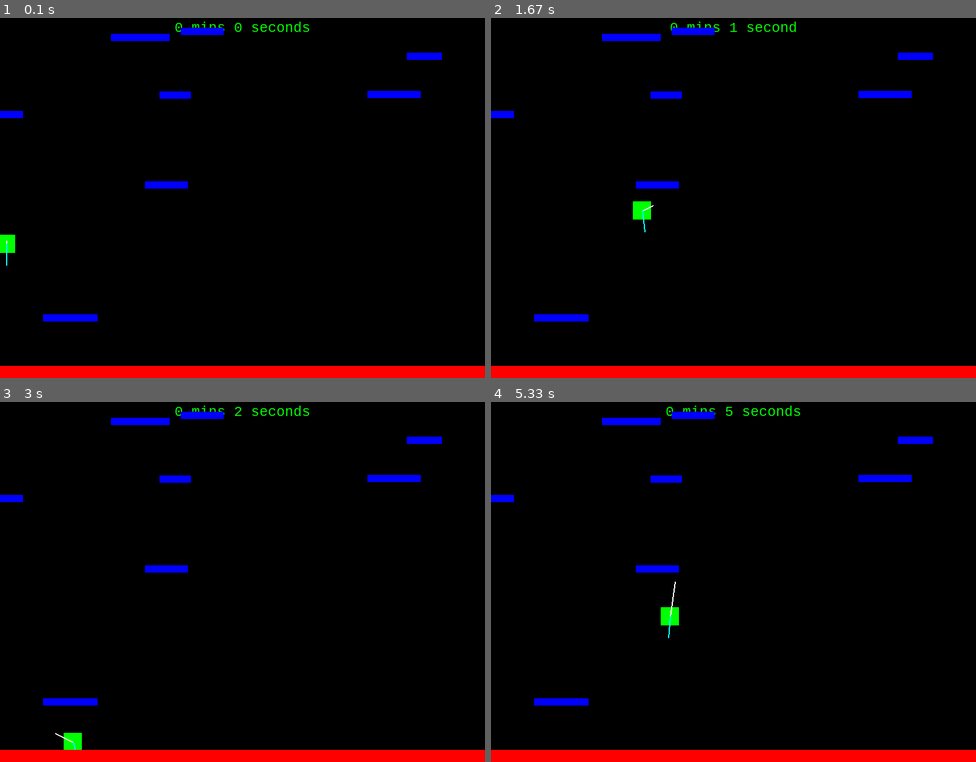
Above: before the commit, frames 1-4 (two rows, left to right).
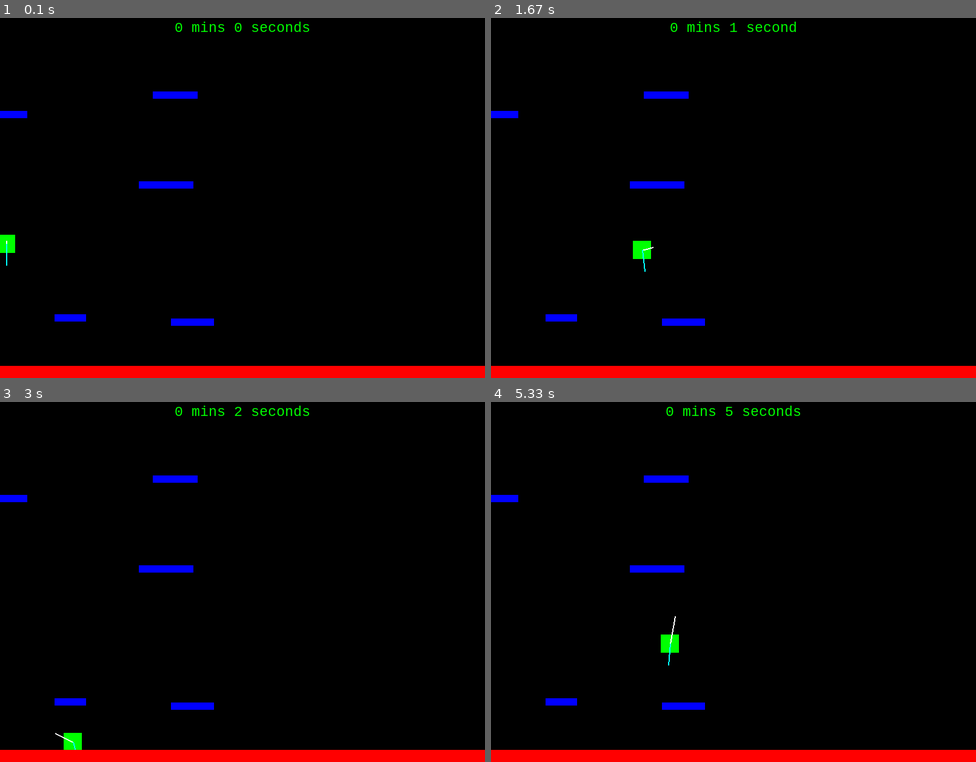
Above: after the commit, the same moments.

Repository: kgndnc/plat-jump-pygame
Game: pygame game, started from main.py
Two runs of this game, one before a commit and one after it. Both use one fixed random seed, a clock stepped at 60 frames per second and the inputs below.
Inputs:
- Up to frame 1 (0.1 s): no input
- Up to frame 2 (1.67 s): tap Space at 0.33 s; hold Right 0.67-1.13 s; hold Up 1.17-1.47 s; hold Right from 1.5 s (still down)
- Up to frame 3 (3 s): release Right at 1.97 s; hold Left 2-2.53 s; hold Left 2.57-2.97 s
- Up to frame 4 (5.33 s): hold Up 3-3.37 s; hold Right 3.4-4.03 s; hold Left 4.07-4.53 s; hold Right 4.57-5.03 s; hold Up from 5.07 s (still down)

The runs differ from the first frame. In frame 1, 1.2% of the frame differs, in the area x 4-92%, y 2-86%; in frame 2, 1.6%; in frame 3, 1.2%; in frame 4, 1.6%.

Commit message:
Limit falling speed. Refactor platform class

Diff:
--- a/Player.py
+++ b/Player.py
@@ -74,15 +74,43 @@
         hits = pygame.sprite.spritecollide(self, group, False)
         if hits and not self.jumping:
             self.jumping = True
-            self.vel.y = -18
+            self.vel.y = -15
 
     def cancel_jump(self):
         # decrease y velocity when player doesn't hold
         # the jump button
-        if self.jumping and self.vel.y < -4:
-            self.vel.y = -4
+        if self.jumping and self.vel.y < -3:
+            self.vel.y = -3
+
+    def draw_vel_vector(self, display_surface):
+        pygame.draw.line(
+            display_surface,
+            "white",
+            self.rect.center,
+            (
+                self.rect.centerx + (self.vel.x * 4 if self.vel.x != 0 else self.vel.x),
+                self.rect.top + (self.vel.y * 4 if self.vel.y != 0 else self.vel.y),
+            ),
+            2,
+        )
+
+    def draw_acc_vector(self, display_surface):
+        pygame.draw.line(
+            display_surface,
+            "cyan",
+            self.rect.center,
+            (
+                (self.rect.centerx + (self.acc.x * 20 if abs(self.acc.x) >= 0.1 else self.acc.x)),
+                (self.rect.top + self.acc.y + 50),
+            ),
+            2,
+        )
 
     def update(self, group):
+
+        # limit falling speed
+        if self.vel.y > 10:
+            self.vel.y = 10
         # Return a list containing all Sprites in a Group
         # that intersect with another Sprite(first argument).
         hits = pygame.sprite.spritecollide(self, group, False)
--- a/main.py
+++ b/main.py
@@ -9,17 +9,9 @@
 class platform_cs(pygame.sprite.Sprite):
     def __init__(self, initial=False):
         super().__init__()
-        # updated to handle random level generation
         self.surf = pygame.Surface((random.randint(50, 100), 12))
         self.surf.fill("blue")
-        # random position
-        if initial:
-            self.rect = self.surf.get_rect(center=(random.randint(0, WIDTH - 10), random.randint(0, HEIGHT - 30)))
-        else:
-            # generate platforms above the screen (out of bounds) and at the top
-            self.rect = self.surf.get_rect(
-                center=(random.randint(0, WIDTH - 10), random.randint(-HEIGHT + 30, HEIGHT // 3 - 10))
-            )
+        self.rect = self.surf.get_rect(center=(random.randint(0, WIDTH - 10), random.randint(0, HEIGHT - 30)))
 
 
 # Constants
@@ -105,10 +97,10 @@
     - choose a random position between the lower bound and the upper bound
     """
 
-    for x in range(random.randint(5, 6)):
+    while len(platforms) < 7:
         width = random.randrange(50, 100)
         p = platform_cs()
-        # p.rect.center = (random.randrange(0, WIDTH - width), random.randrange(-150, 70))
+        p.rect.center = (random.randrange(0, WIDTH - width), random.randrange(-50, 0))
         platforms.add(p)
         all_sprites.add(p)
 
@@ -141,28 +133,10 @@
             # display_surface.blit(entity.info_surf, entity.info_rect)
 
             # velocity vector
-            pygame.draw.line(
-                display_surface,
-                "white",
-                entity.rect.center,
-                (
-                    entity.rect.centerx + (entity.vel.x * 4 if entity.vel.x != 0 else entity.vel.x),
-                    entity.rect.top + (entity.vel.y * 4 if entity.vel.y != 0 else entity.vel.y),
-                ),
-                2,
-            )
+            entity.draw_vel_vector(display_surface)
 
             # acc vector
-            pygame.draw.line(
-                display_surface,
-                "cyan",
-                entity.rect.center,
-                (
-                    (entity.rect.centerx + (entity.acc.x * 20 if abs(entity.acc.x) >= 0.1 else entity.acc.x)),
-                    (entity.rect.top + entity.acc.y + 50),
-                ),
-                2,
-            )
+            entity.draw_acc_vector(display_surface)
         else:
             display_surface.blit(entity.surf, entity.rect)
 
@@ -179,7 +153,7 @@
             if plat.rect.top >= HEIGHT:
                 plat.kill()
 
-    if (len(platforms)) < 6:
+    if (len(platforms)) < 7:
         gen_rand_platforms()
 
     # ***
